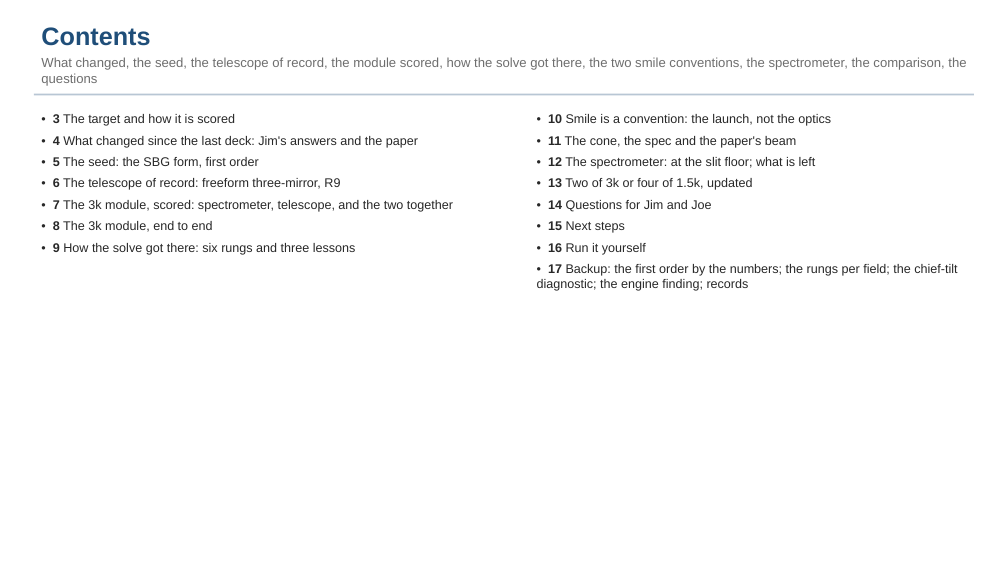
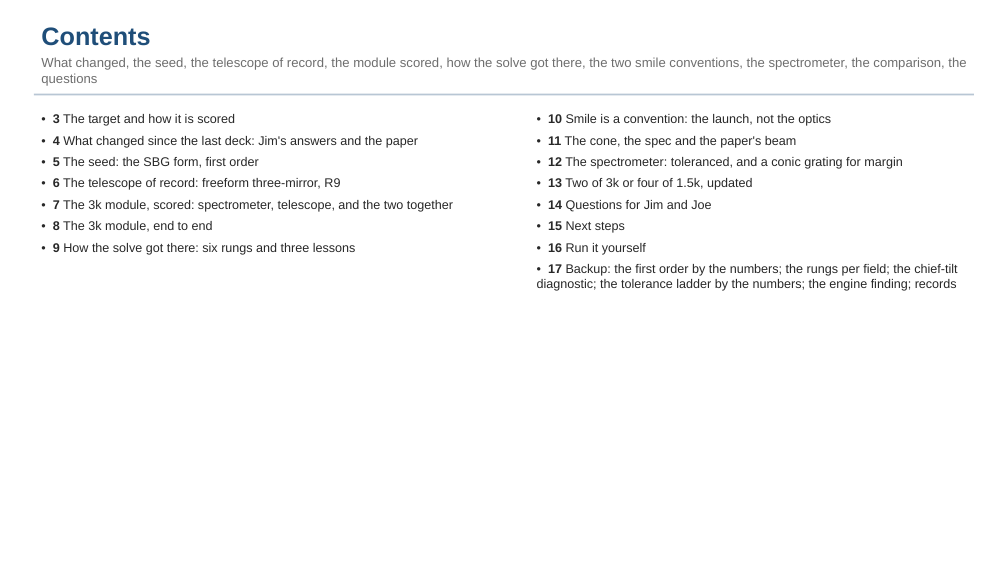
Before and after one commit to nasa-jpl/macos, a slide deck: slide 2 of demo_session/deck_dyson_3k.pptx. Drawn at 1008x567 pixels with LibreOffice and Linux fonts; fonts in the diff are those of the drawing. Boxes give left, top, right and bottom in pixels: in the first picture for what was removed or moved away, otherwise in the second. Text is boxed around its words. In the diff, an @@ line names an element or a change of style, - is before the commit and + after.

```diff
--- a/demo_session/deck_dyson_3k.pptx
+++ b/demo_session/deck_dyson_3k.pptx
@@ text at (x1=548, y1=157, x2=902, y2=169): text changed @@
-• 12 The spectrometer: at the slit floor; what is left
+• 12 The spectrometer: toleranced, and a conic grating for margin
@@ text at (x1=537, y1=264, x2=957, y2=291): text changed @@
-• 17 Backup: the first order by the numbers; the rungs per field; the chief-tilt diagnostic; the engine finding; records
+• 17 Backup: the first order by the numbers; the rungs per field; the chief-tilt diagnostic; the tolerance ladder by the numbers; the engine finding; records
```
Also in this commit, not shown: 4 other slides changed, 1 slide added, 3 other files.
